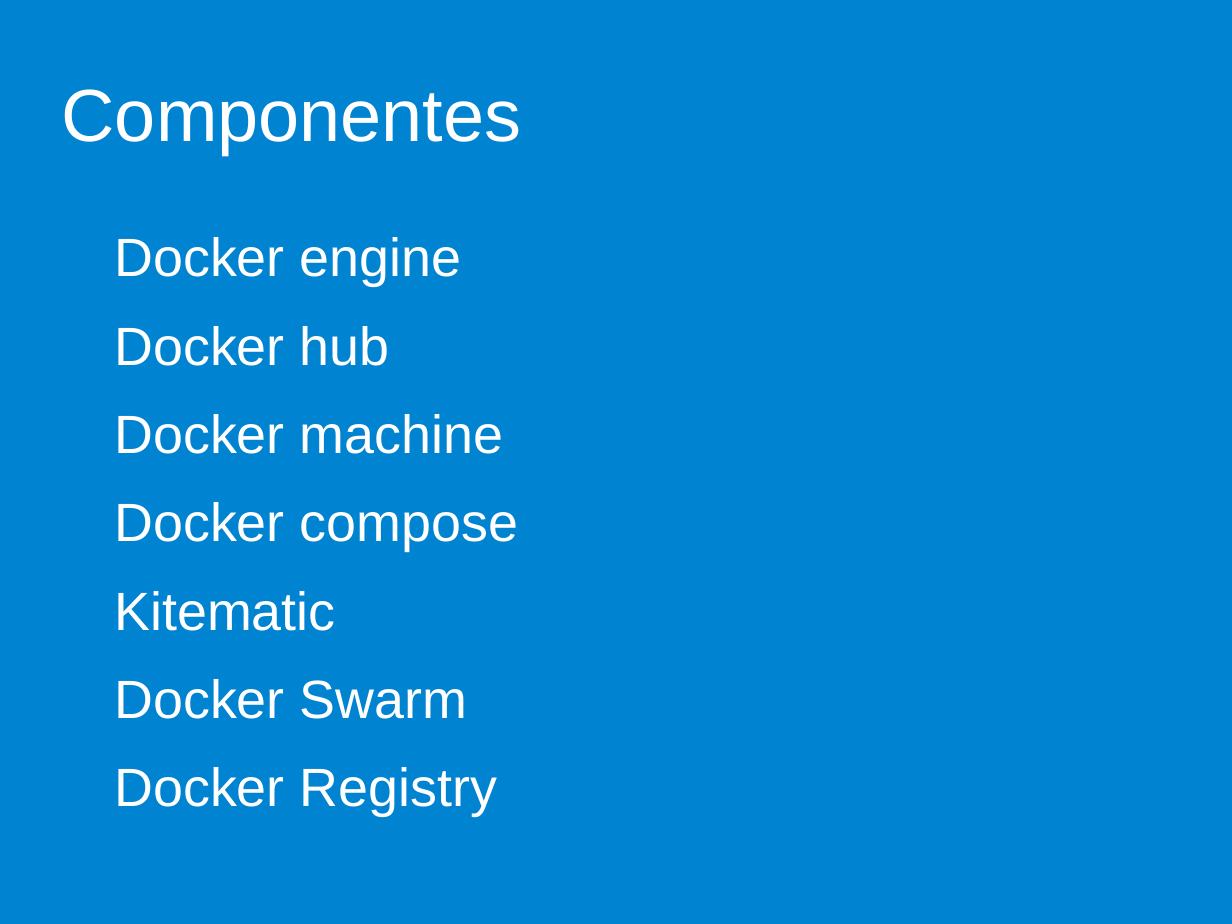
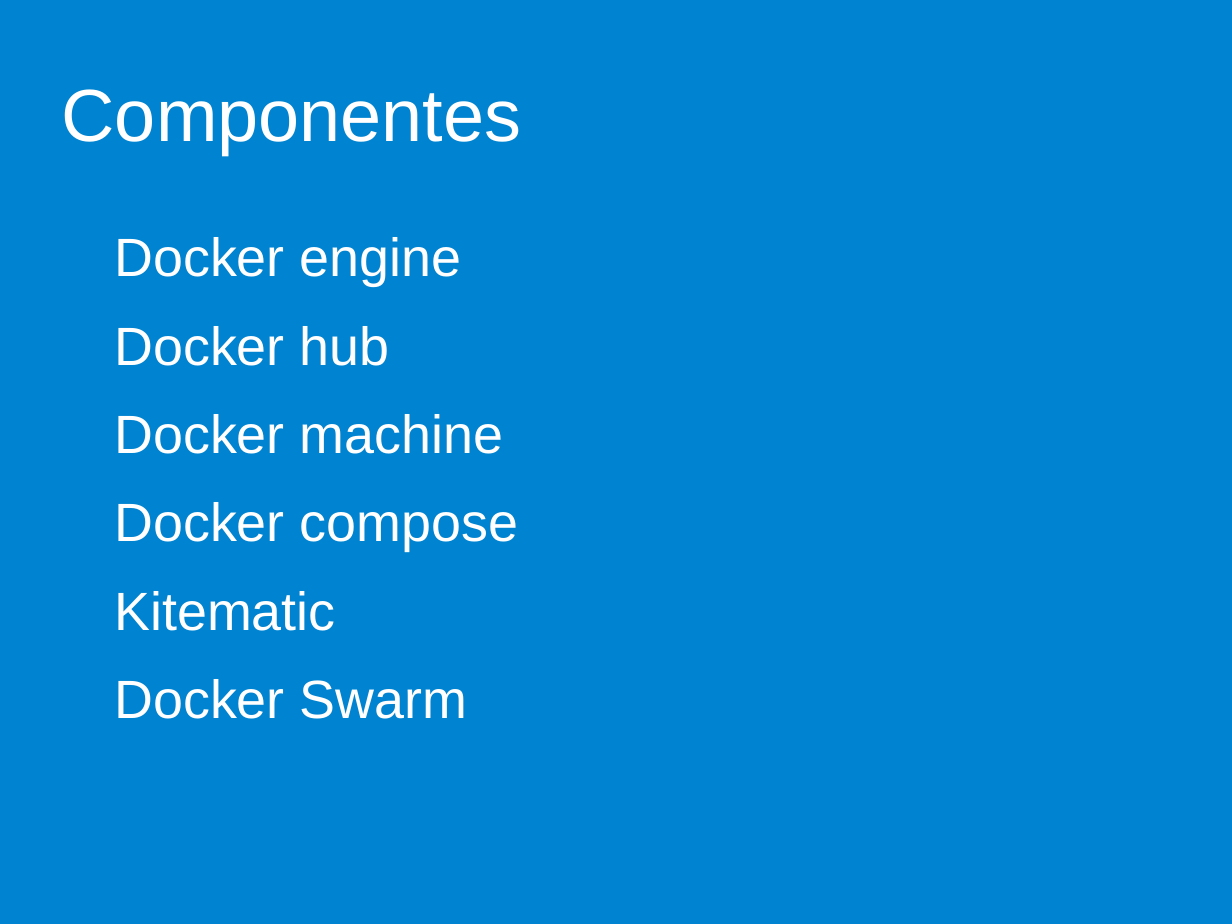
Before and after one commit to danibascon/HOSTCKER, a slide deck: slide 7 of Memoria/Presentacion HOSTCKER.odp (slide 6 before the commit). Drawn at 1232x924 pixels with LibreOffice and Linux fonts; fonts in the diff are those of the drawing; background and template pictures are left out. Boxes give left, top, right and bottom in pixels: in the first picture for what was removed or moved away, otherwise in the second. Text is boxed around its words. In the diff, an @@ line names an element or a change of style, - is before the commit and + after.

Commit message:
presentacion

```diff
--- a/Memoria/Presentacion HOSTCKER.odp
+++ b/Memoria/Presentacion HOSTCKER.odp
@@ text at [114,767,497,816]: paragraph removed @@
-Docker Registry
```
Also in this commit, not shown: 3 slides added, 1 slide removed, 1 other file.
